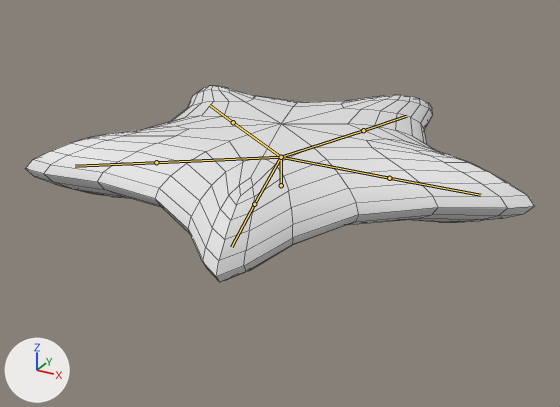
Two versions of the Blender file graphics/starfish.blend, one commit apart.
One viewpoint serves both versions: a camera (50 mm lens) standing at (4.25, -7.76, 3.27) and looking at (0.05, -0.12, -0.55). The axes (+X, +Y, +Z) are drawn at lower left. The lights are the same throughout. The bones that bend it are drawn over the model as lines. Mesh edges are drawn as thin lines.

Names of what the first picture shows: 'starfish'.
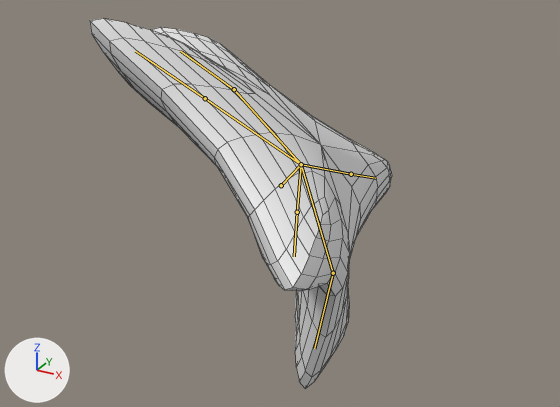
The newer file adds an action. The first version stands in its rest pose; the second is drawn at frame 36 of the action 'Shake'.

Pixel boxes (x1, y1, x2, y2) of what changed, in the pictures (560 x 407 px):
```json
{"object": "starfish", "change": "posed", "before": [26, 85, 535, 282], "after": [90, 18, 392, 388], "on screen": "41% narrower, 87% taller"}
{"bone": "Bone", "before": "(281, 185) to (281, 157)", "after": "(281, 185) to (301, 164)"}
{"bone": "Bone.001", "before": "(281, 157) to (233, 122)", "after": "(301, 164) to (234, 89)"}
{"bone": "Bone.010", "before": "(233, 122) to (209, 105)", "after": "(234, 89) to (180, 51)"}
{"bone": "Bone.003", "before": "(281, 157) to (389, 178)", "after": "(301, 164) to (333, 273)"}
{"bone": "Bone.007", "before": "(389, 178) to (480, 195)", "after": "(333, 273) to (314, 348)"}
```

The change, as JSON lines over the scene's bpy script:
```json
{"block": "bone_bone", "where": "bone_bone = bpy.data.objects['Armature'].pose.bones['Bone']"}
{"op": "set", "path": "bone_bone.rotation_quaternion", "old": "(1.0, 0.0, 0.0, 0.0)", "new": "(0.934, -0.134, 0.064, -0.324)", "note": "degrees (0, 0, 0) -> degrees (-17, 2, -39)"}
{"block": "bone_bone_001", "where": "bone_bone_001 = bpy.data.objects['Armature'].pose.bones['Bone.001']  # child of 'Bone'"}
{"op": "set", "path": "bone_bone_001.rotation_quaternion", "old": "(1.0, 0.0, 0.0, 0.0)", "new": "(0.995, 0.051, 0.007, 0.084)", "note": "degrees (0, 0, 0) -> degrees (6, 0, 10)"}
{"block": "bone_bone_010", "where": "bone_bone_010 = bpy.data.objects['Armature'].pose.bones['Bone.010']  # child of 'Bone.001'"}
{"op": "set", "path": "bone_bone_010.rotation_quaternion", "old": "(1.0, 0.0, 0.0, 0.0)", "new": "(0.985, 0.089, 0.012, 0.148)", "note": "degrees (0, 0, 0) -> degrees (10, 0, 17)"}
{"block": "bone_bone_003", "where": "bone_bone_003 = bpy.data.objects['Armature'].pose.bones['Bone.003']  # child of 'Bone'"}
{"op": "set", "path": "bone_bone_003.rotation_quaternion", "old": "(1.0, 0.0, 0.0, 0.0)", "new": "(0.95, -0.046, -0.161, -0.252)", "note": "degrees (0, 0, 0) -> degrees (0, -19, -30)"}
{"block": "bone_bone_007", "where": "bone_bone_007 = bpy.data.objects['Armature'].pose.bones['Bone.007']  # child of 'Bone.003'"}
{"op": "set", "path": "bone_bone_007.rotation_quaternion", "old": "(1.0, 0.0, 0.0, 0.0)", "new": "(0.953, -0.121, -0.147, -0.225)", "note": "degrees (0, 0, 0) -> degrees (-10, -20, -25)"}
```
